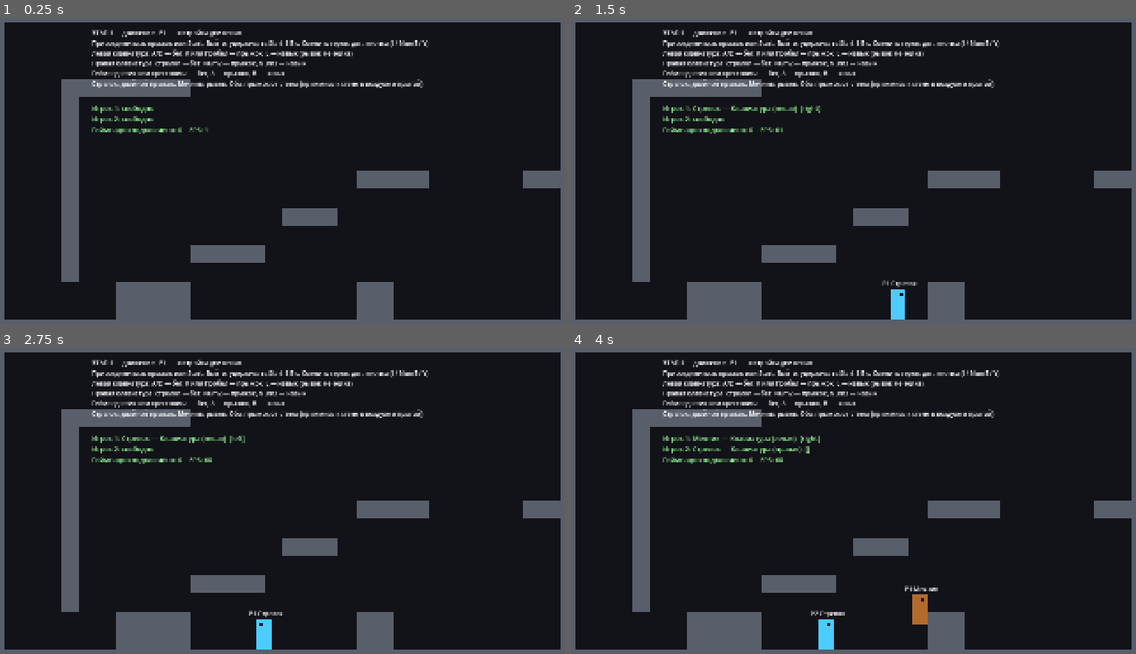
Above: before the commit, frames 1-4 (two rows, left to right).
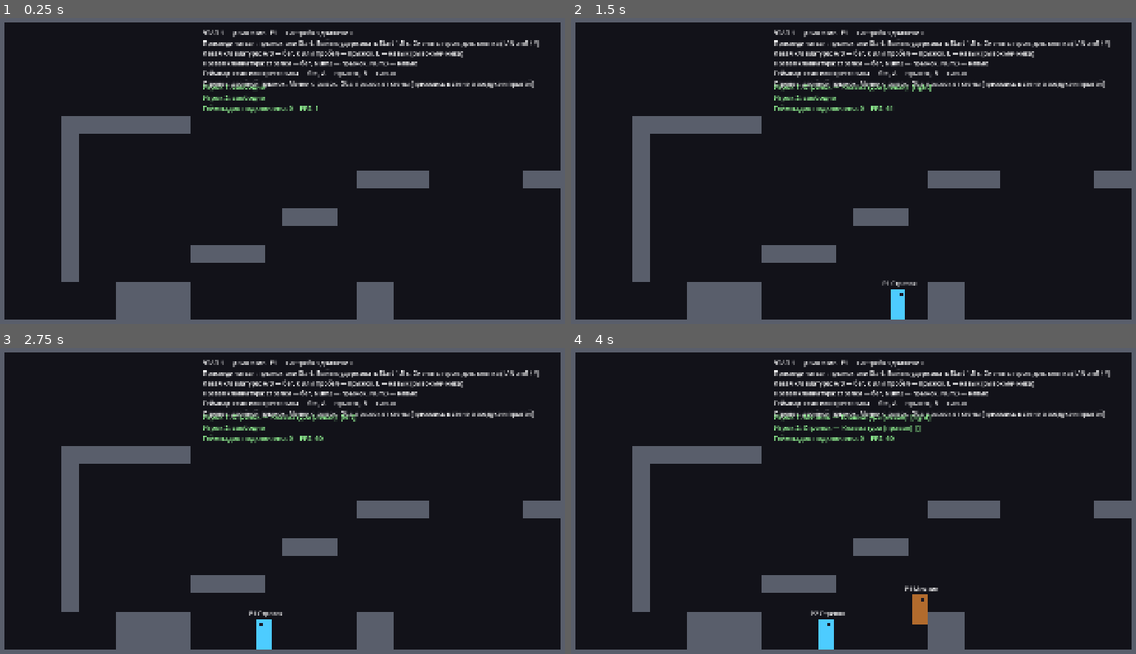
Above: after the commit, the same moments.

Repository: wrcabeludo-rgb/001
Game: Godot game, scene res://scenes/test_room.tscn
Two runs of this game, one before a commit and one after it. Both use one fixed random seed, a clock stepped at 60 frames per second and the inputs below.
Inputs:
- Up to frame 1 (0.25 s): no input
- Up to frame 2 (1.5 s): tap Enter at 0.5 s; hold D from 0.53 s (still down); tap K at 0.6 s; tap Space at 0.77 s; tap J at 1.35 s
- Up to frame 3 (2.75 s): tap Space at 1.52 s; release D at 2.03 s; hold A from 2.03 s (still down); tap L at 2.1 s
- Up to frame 4 (4 s): release A at 2.78 s; hold D from 2.78 s (still down); tap I at 2.85 s; tap Space at 3.02, 3.77 s; tap Keypad Enter at 3.6 s

The runs differ from the first frame. In frame 1, 7.3% of the frame differs, in the area x 10-96%, y 3-38%; in frame 2, 7.6%; in frame 3, 7.6%; in frame 4, 7.8%.

Commit message:
Test room: lower the top-left ledge for more headroom, move HUD right
Co-Authored-By: Claude Opus 5.5 <noreply@anthropic.com>
Claude-Session: https://claude.ai/code/session_01DbbAxgCR2CT7iqKnVBrHPT

Diff:
--- a/coop-platformer/game/scripts/test_room.gd
+++ b/coop-platformer/game/scripts/test_room.gd
@@ -13,9 +13,9 @@
 	"#..............................#",
 	"#..............................#",
 	"#..............................#",
+	"#..............................#",
+	"#..............................#",
 	"#...#######....................#",
-	"#...#..........................#",
-	"#...#..........................#",
 	"#...#..........................#",
 	"#...#..........................#",
 	"#...#...............####.....###",
@@ -118,12 +118,12 @@
 
 	var help := Label.new()
 	help.text = HELP_TEXT
-	help.position = Vector2(340, 76)
+	help.position = Vector2(700, 76)
 	help.add_theme_font_size_override("font_size", 20)
 	hud.add_child(help)
 
 	_status = Label.new()
-	_status.position = Vector2(340, 320)
+	_status.position = Vector2(700, 250)
 	_status.add_theme_font_size_override("font_size", 22)
 	_status.add_theme_color_override("font_color", Color(0.6, 1.0, 0.6))
 	hud.add_child(_status)
